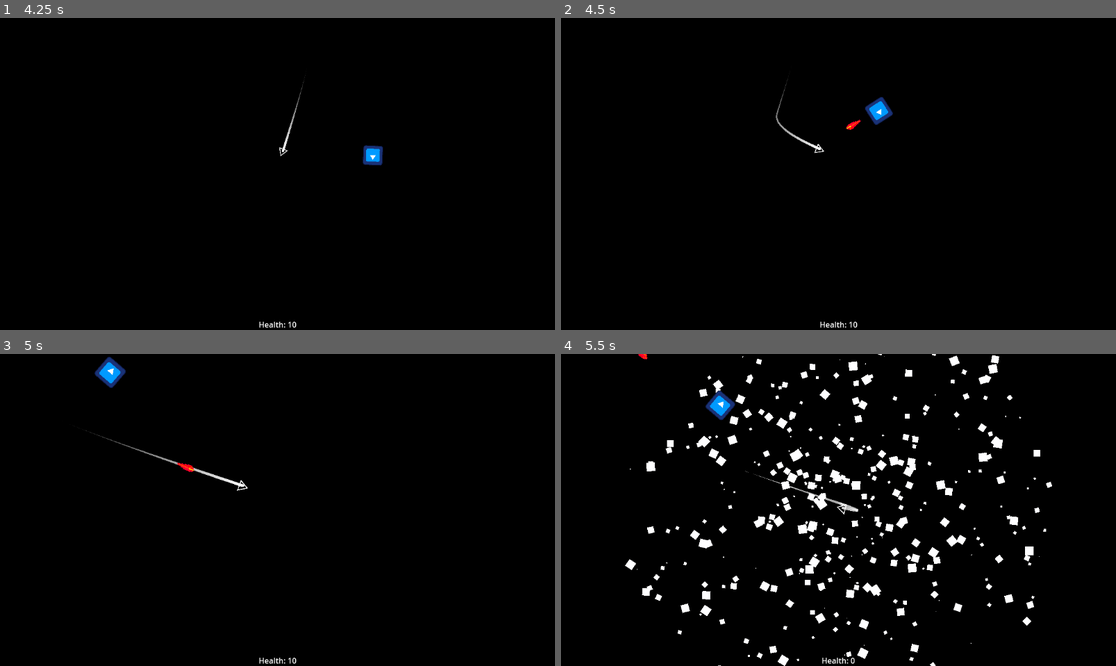
Above: before the commit, frames 1-4 (two rows, left to right).
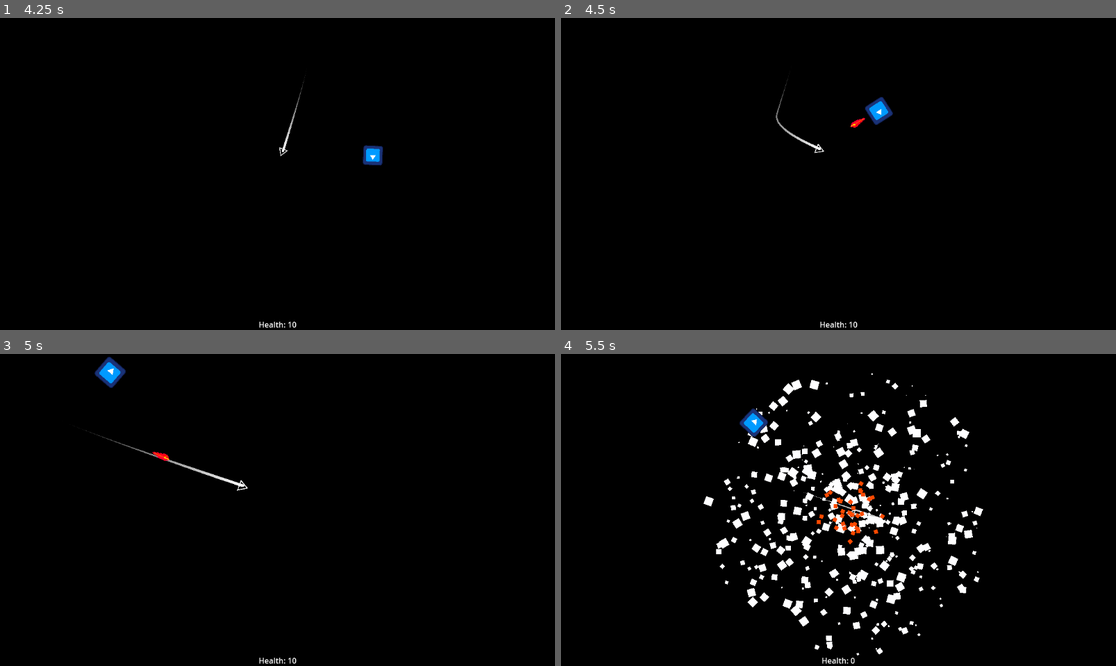
Above: after the commit, the same moments.

Repository: HazarBakir/void_blade
Game: Godot game, scene res://Scenes/main_menu.tscn
Two runs of this game, one before a commit and one after it. Both use one fixed random seed, a clock stepped at 60 frames per second and the inputs below. The engine's default icon, where the game draws it, is replaced by a stand-in: a white triangle on a blue panel in a dark square.
Inputs (mouse positions are in pixels of both pictures, inside the frame that each line leads up to):
- Up to frame 1 (4.25 s): click "Play" at 0.5 s; move the mouse to (399, 158) at 1.27 s; press the mouse at (399, 158) at 1.28 s; move the mouse to (166, 189) at 2.02 s; release the mouse at (166, 189) at 2.03 s; click (166, 189) at 2.1 s; move the mouse to (333, 105) at 2.77 s; press the mouse at (333, 105) at 2.78 s; move the mouse to (249, 236) at 3.52 s; release the mouse at (249, 236) at 3.53 s; click (249, 236) at 3.6 s
- Up to frame 2 (4.5 s): move the mouse to (1005, 220) at 4.27 s; press the mouse at (1005, 220) at 4.28 s
- Up to frame 3 (5 s): no input
- Up to frame 4 (5.5 s): move the mouse to (672, 463) at 5.02 s; release the mouse at (672, 463) at 5.03 s; click (672, 463) at 5.1 s

Frame 1 is identical in both runs. In frame 2, less than 0.1% of the frame differs, in the area x 51-55%, y 31-36%; in frame 3, 0.1%; in frame 4, 11%, in the area x 11-89%, y 0-100%.

Commit message:
refactor bullet file

Diff:
--- a/Scripts/enemy/bullet.gd
+++ b/Scripts/enemy/bullet.gd
@@ -1,33 +1,40 @@
 extends Area2D
 
-var speed = 500.0
+@onready var bullet_particle: GPUParticles2D = $BulletParticle
+@onready var animated_sprite: AnimatedSprite2D = $AnimatedSprite2D
+@onready var particle_timer: Timer = $BulletParticle/Timer
+
+var speed: float = 400.0
 var target: CharacterBody2D
-var direction = Vector2.ZERO
-var follow_target = true
+var direction: Vector2 = Vector2.ZERO
+var follow_target: bool = true
 
-func _ready():
+func _ready() -> void:
+	_setup_follow_timer()
+	scale = Vector2(1.3, 1.3)
+
+func _physics_process(delta: float) -> void:
+	_move_to_player()
+	position += direction * speed * delta
+
+func _setup_follow_timer() -> void:
 	var follow_timer = Timer.new()
 	follow_timer.wait_time = 1.0
 	follow_timer.one_shot = true
 	follow_timer.timeout.connect(_stop_following)
 	add_child(follow_timer)
 	follow_timer.start()
-	scale = Vector2(1.3, 1.3)
 
-func _physics_process(delta):
-	move_to_player()
-	position += direction * speed * delta
+func _move_to_player() -> void:
+	if follow_target and target:
+		direction = (target.position - position).normalized()
+		look_at(target.position)
 
-func _on_area_entered(area: Area2D) -> void:
-	if area.is_in_group("player") or area.get_parent().is_in_group("player") and area.name == "BulletDetectArea":
-		if PlayerStats.is_attacking == false:
-			PlayerStats.take_damage(10)
-		queue_free()
+func _stop_following() -> void:
+	follow_target = false
+	_setup_destroy_timer()
 
-
-func _stop_following():
-	follow_target = false
-
+func _setup_destroy_timer() -> void:
 	var destroy_timer = Timer.new()
 	destroy_timer.wait_time = 2.0
 	destroy_timer.one_shot = true
@@ -35,10 +42,19 @@
 	add_child(destroy_timer)
 	destroy_timer.start()
 
-func _destroy_projectile():
+func _destroy_projectile() -> void:
+	if not animated_sprite == null:
+		follow_target = false
+		bullet_particle.set_position(animated_sprite.position)
+		bullet_particle.emitting = true
+		particle_timer.start()
+		animated_sprite.queue_free()
+
+func _on_area_entered(area: Area2D) -> void:
+	if area.is_in_group("player") or area.get_parent().is_in_group("player") and area.name == "BulletDetectArea":
+		if PlayerStats.is_attacking == false:
+			PlayerStats.take_damage(10)
+		_destroy_projectile()
+
+func _on_bullet_destroy_timer_timeout() -> void:
 	queue_free()
-
-func move_to_player():
-	if follow_target and target:
-		direction = (target.position - position).normalized()
-		look_at(target.position)
